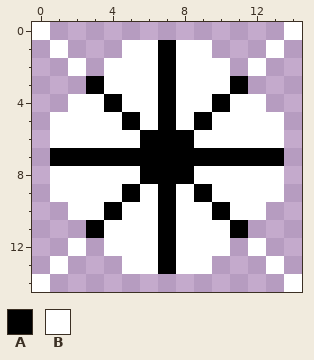
Pixel-art file -- aseprite/Enemies/Medium/enemy_medium_02.aseprite. Above: the version before the commit.
15x15 pixels, 1 frame.
Palette (. is transparent): A #000000  B #ffffff
Pixels before, first column x 0:
 0 B.............B
 1 .B...BBABB...B.
 2 ..B.BBBABBB.B..
 3 ...ABBBABBBA...
 4 ..BBABBABBABB..
 5 .BBBBABABABBBB.
 6 .BBBBBAAABBBBB.
 7 .AAAAAAAAAAAAA.
 8 .BBBBBAAABBBBB.
 9 .BBBBABABABBBB.
10 ..BBABBABBABB..
11 ...ABBBABBBA...
12 ..B.BBBABBB.B..
13 .B...BBABB...B.
14 B.............B
Once edited:
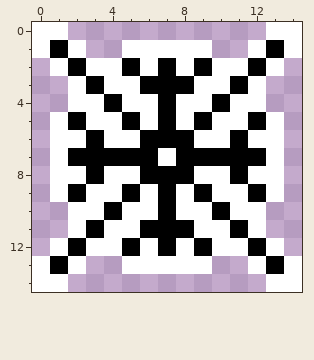
Diff:
Changed rows in their new state; - is an unchanged pixel.
first column x 0:
 0 -B-----------B-
 1 BAB----B----BAB
 2 -BAB-A---A-BAB-
 3 --B---A-A---B--
 5 --A---------A--
 6 ---A-------A---
 7 -B-----B-----B-
 8 ---A-------A---
 9 --A---------A--
11 --B---A-A---B--
12 -BAB-A---A-BAB-
13 BAB----B----BAB
14 -B-----------B-
Where, in picture pixels (left, top, right, bottom), the same in both pictures:
changed: (32, 22, 302, 292)
